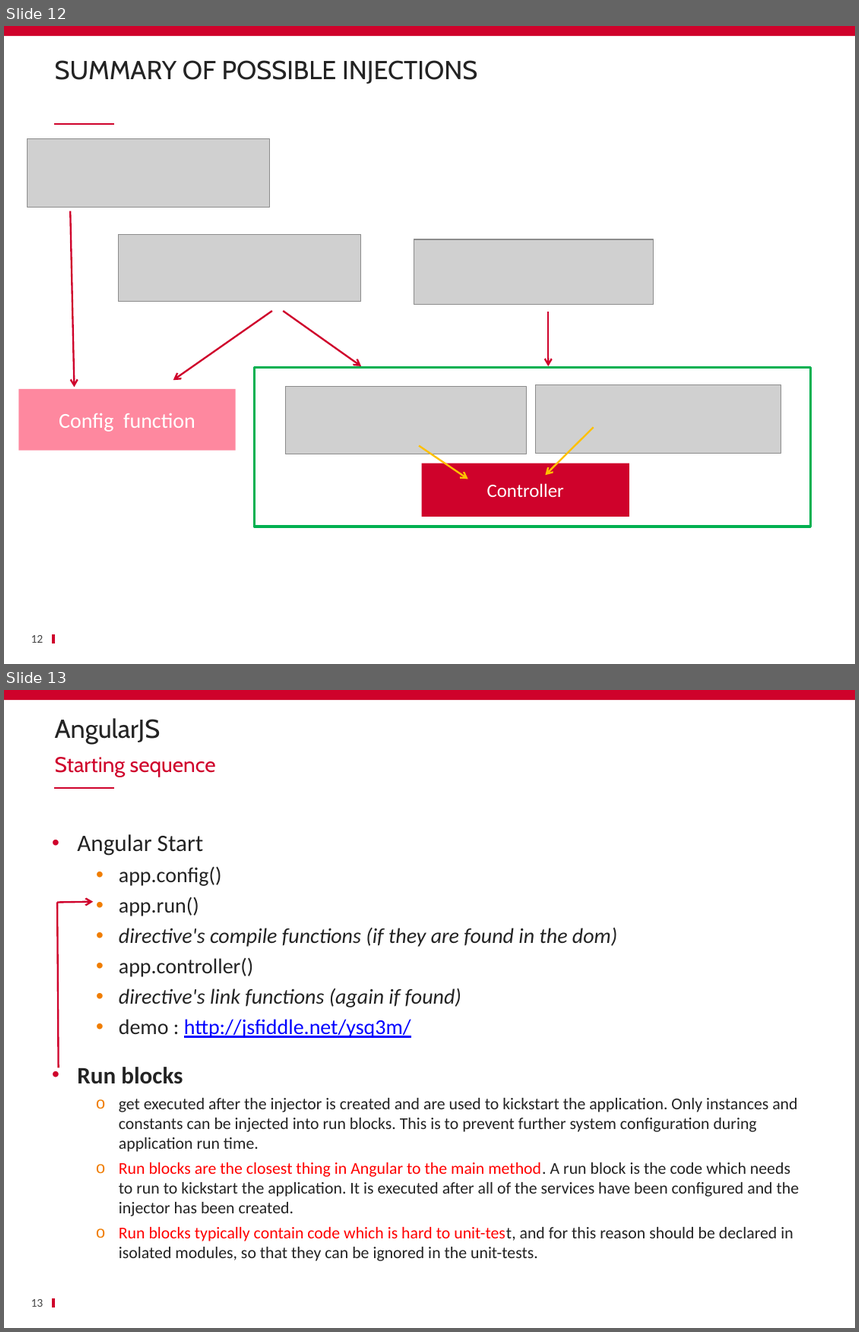
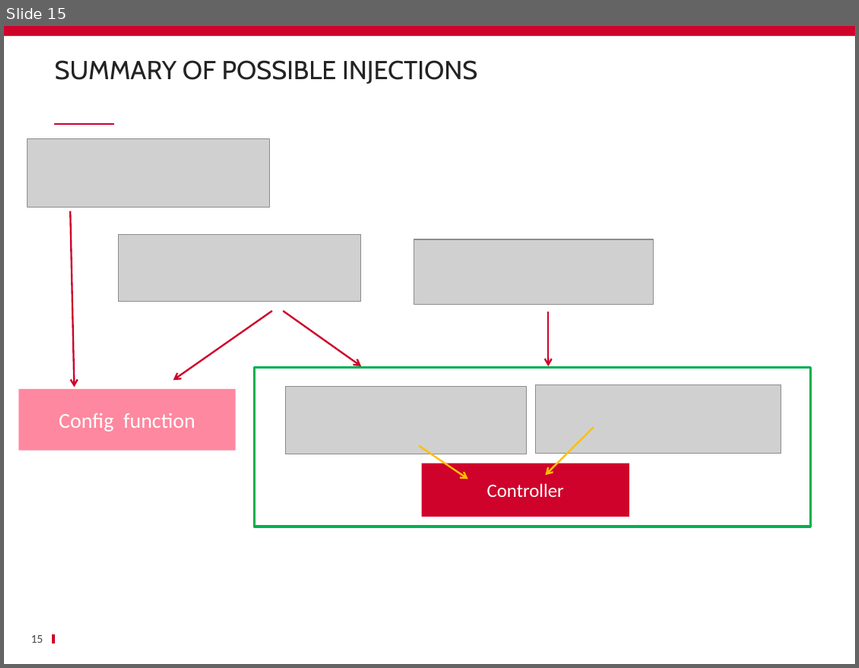
Before and after one commit to ycintre/formation-angularjs, a slide deck: 15 Custom services/Custom services.pptx. Shown one above the other, each under a label of ours: slides 12 and 13 before the commit, slide 15 after it. The pictures are 859x1332 and 859x668 pixels, drawn with LibreOffice and Linux fonts; fonts in the diff are those of the drawing; grey boxes stand for pictures; background and template pictures are left out. Boxes give left, top, right and bottom in pixels: in the first picture for what was removed or moved away, otherwise in the second. Text is boxed around its words. In the diff, an @@ line names an element or a change of style, - is before the commit and + after.

Commit message:
completely rework custom services slides

```diff
--- a/15 Custom services/Custom services.pptx
+++ b/15 Custom services/Custom services.pptx
@@ slide 13 removed at box(4, 690, 855, 1328), background #FFFFFF; not listed: 3 template elements that a slide beside it also shows @@
@@ title removed at box(55, 718, 161, 744) @@
-AngularJS
@@ text removed at box(55, 757, 216, 777) @@
-Starting sequence
@@ text removed at box(77, 834, 800, 1262) @@
-• Angular Start
-  • app.config()
-  • app.run()
-  • directive's compile functions (if they are found in the dom)
-  • app.controller()
-  • directive's link functions (again if found)
-  • demo : http://jsfiddle.net/ysq3m/
-• Run blocks
-  o get executed after the injector is created and are used to kickstart the application. Only instances and constants can be injected into run blocks. This is to prevent further system configuration during application run time.
-  o Run blocks are the closest thing in Angular to the main method. A run block is the code which needs to run to kickstart the application. It is executed after all of the services have been configured and the injector has been created.
-  o Run blocks typically contain code which is hard to unit-test, and for this reason should be declared in isolated modules, so that they can be ignored in the unit-tests.
@@ arrow removed from (58, 903) to (94, 902) @@
@@ line removed from (58, 903) to (59, 1068) @@
@@ page number removed at box(31, 1300, 44, 1307) @@
-13
@@ what was slide 12 is now slide 15 @@
@@ page number at box(31, 636, 44, 643): text changed @@
-12
+15
```
Also in this commit, not shown: 1 slide changed, 14 slides added, 16 other slides removed.
